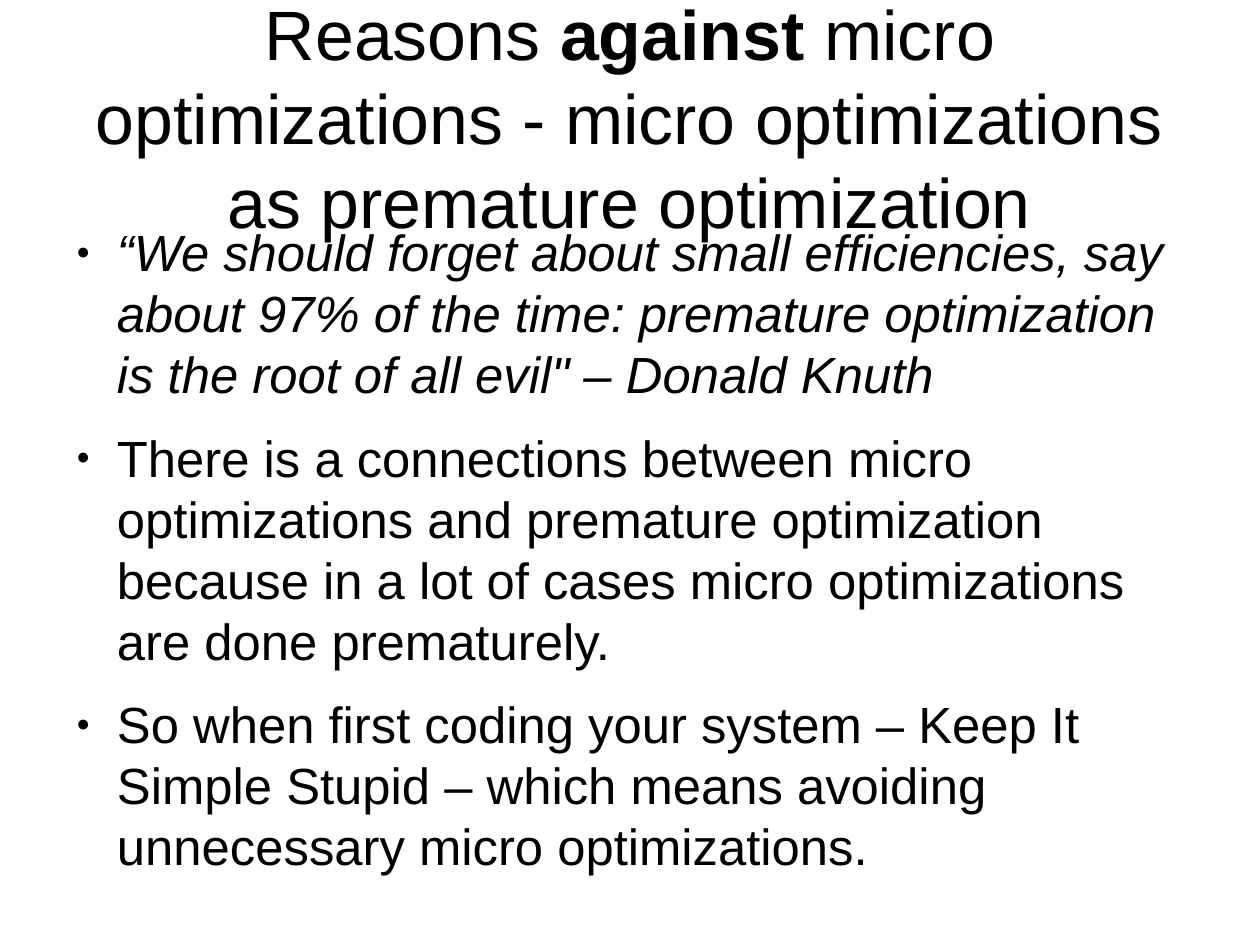
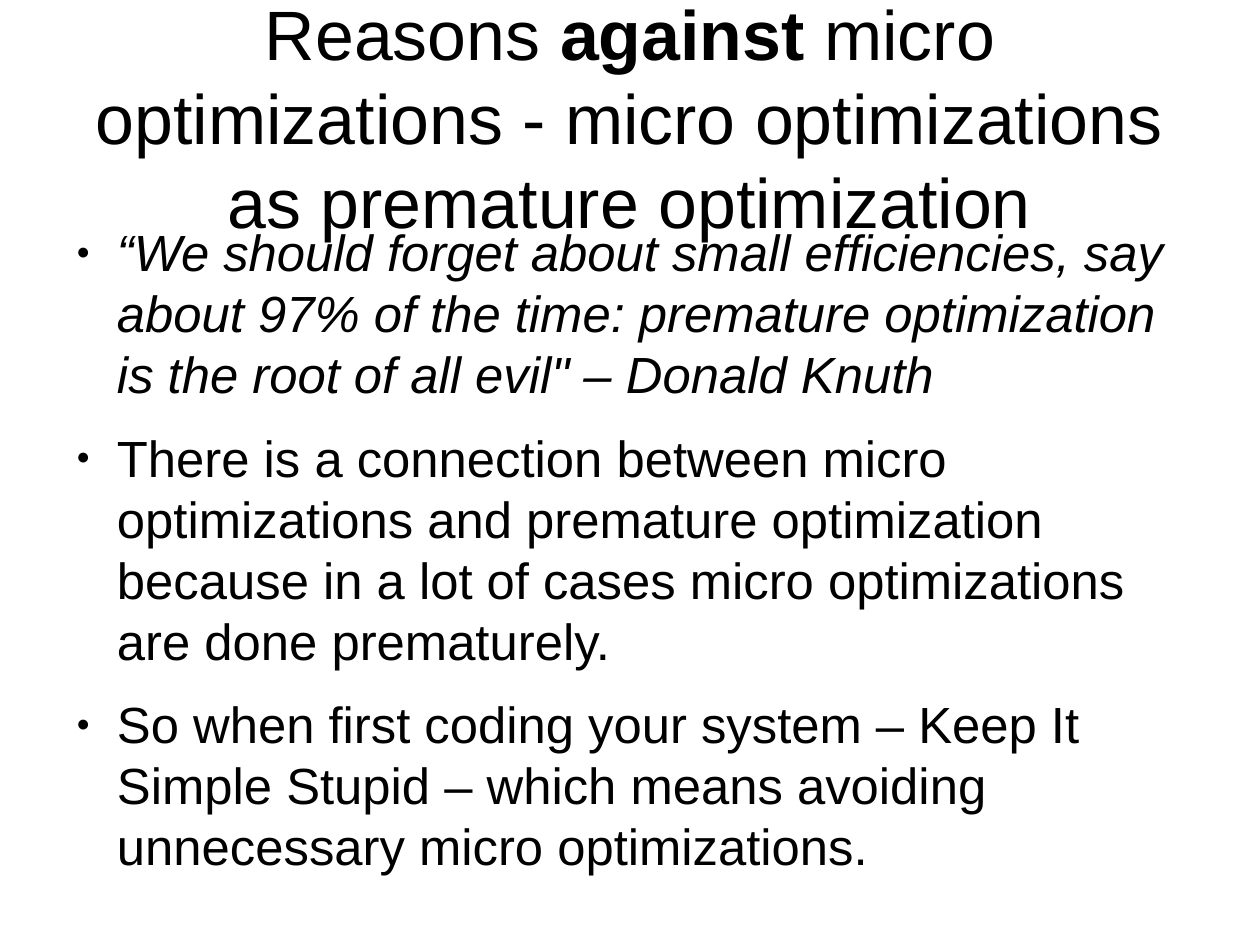
Before and after one commit to veltzer/demos, a slide deck: slide 8 of cpp/multi_core/effective_cplusplus.odp. Drawn at 1260x945 pixels with LibreOffice and Linux fonts; fonts in the diff are those of the drawing. Boxes give left, top, right and bottom in pixels: in the first picture for what was removed or moved away, otherwise in the second. Text is boxed around its words. In the diff, an @@ line names an element or a change of style, - is before the commit and + after.

```diff
--- a/cpp/multi_core/effective_cplusplus.odp
+++ b/cpp/multi_core/effective_cplusplus.odp
@@ text at (117, 440, 1124, 670): text changed @@
-● There is a connections between micro optimizations and premature optimization because in a lot of cases micro optimizations are done prematurely.
+● There is a connection between micro optimizations and premature optimization because in a lot of cases micro optimizations are done prematurely.
```
Also in this commit, not shown: 3 other slides changed, 16 slides added, 1 other file.
